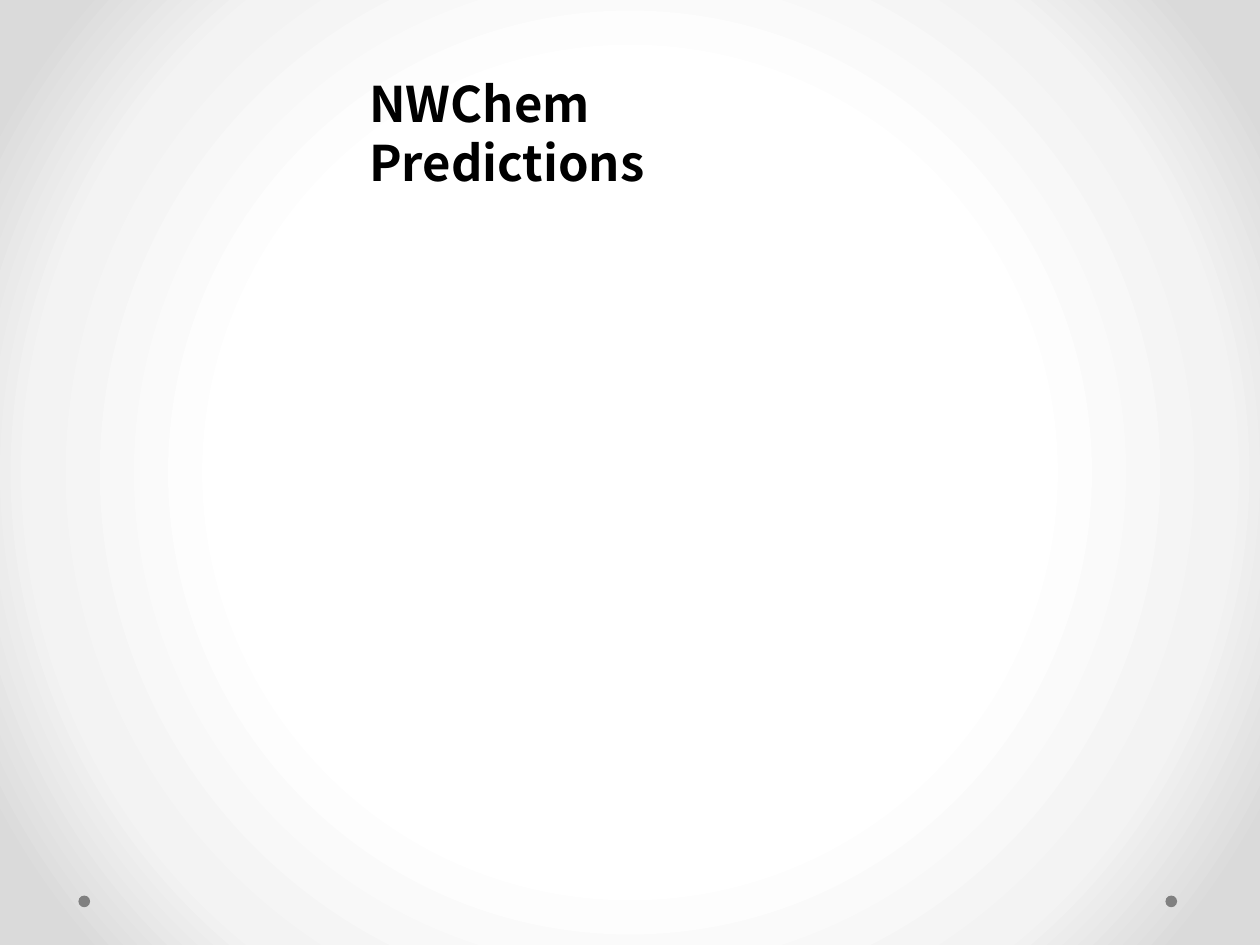
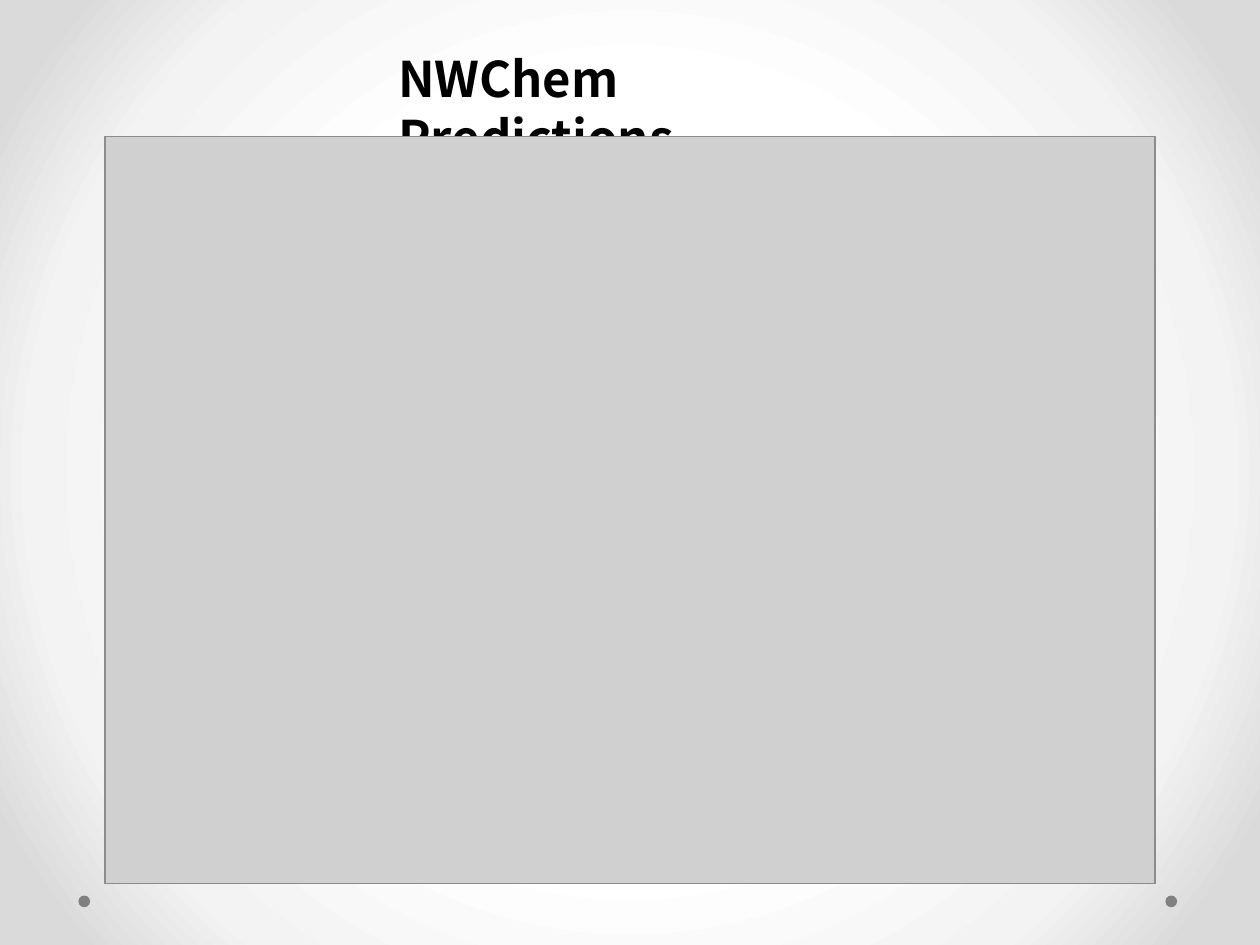
Before and after one commit to CS76/1JCH, a slide deck: slide 8 of Data/ProjectPresentation.pptx (slide 7 before the commit). Drawn at 1260x945 pixels with LibreOffice and Linux fonts; fonts in the diff are those of the drawing; grey boxes stand for pictures. Boxes give left, top, right and bottom in pixels: in the first picture for what was removed or moved away, otherwise in the second. Text is boxed around its words. In the diff, an @@ line names an element or a change of style, - is before the commit and + after.

```diff
--- a/Data/ProjectPresentation.pptx
+++ b/Data/ProjectPresentation.pptx
@@ text "NWChem Predictions" rewrapped from <box>369,83,644,182</box> to <box>398,58,673,137</box> @@
@@ picture added at <box>105,136,1154,883</box> @@
```
Also in this commit, not shown: 1 other slide changed, 18 slides added, 19 other files.
